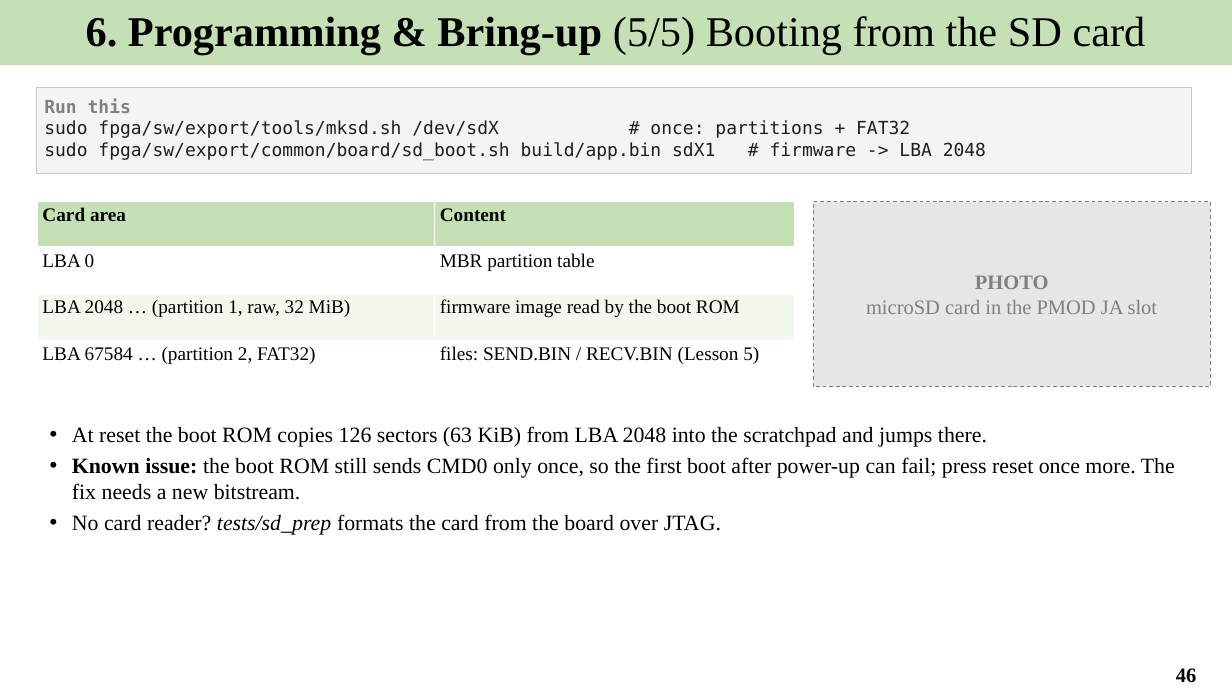
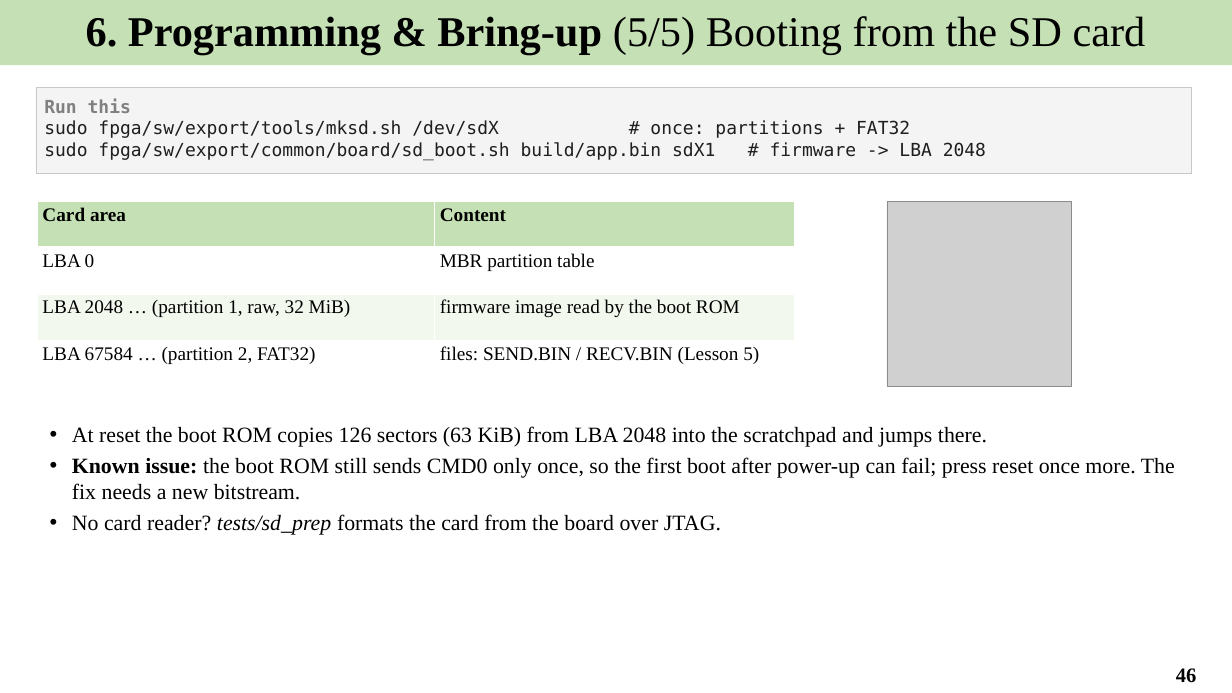
Before and after one commit to Khaiduy/chipyard-edhoc, a slide deck: slide 46 of fpga/sw/export/docs/slides/01_EDHOC_SoC_on_Arty_A7-100T.pptx. Drawn at 1232x693 pixels with LibreOffice and Linux fonts; fonts in the diff are those of the drawing; grey boxes stand for pictures. Boxes give left, top, right and bottom in pixels: in the first picture for what was removed or moved away, otherwise in the second. Text is boxed around its words. In the diff, an @@ line names an element or a change of style, - is before the commit and + after.

Commit message:
docs: setup figures from product images; PmodMicroSD naming

```diff
--- a/fpga/sw/export/docs/slides/01_EDHOC_SoC_on_Arty_A7-100T.pptx
+++ b/fpga/sw/export/docs/slides/01_EDHOC_SoC_on_Arty_A7-100T.pptx
@@ rectangle removed at [813, 201, 1211, 386] @@
-PHOTO
-microSD card in the PMOD JA slot
@@ picture added at [887, 201, 1072, 386] @@
```
Also in this commit, not shown: 6 other slides changed, 7 other files.
